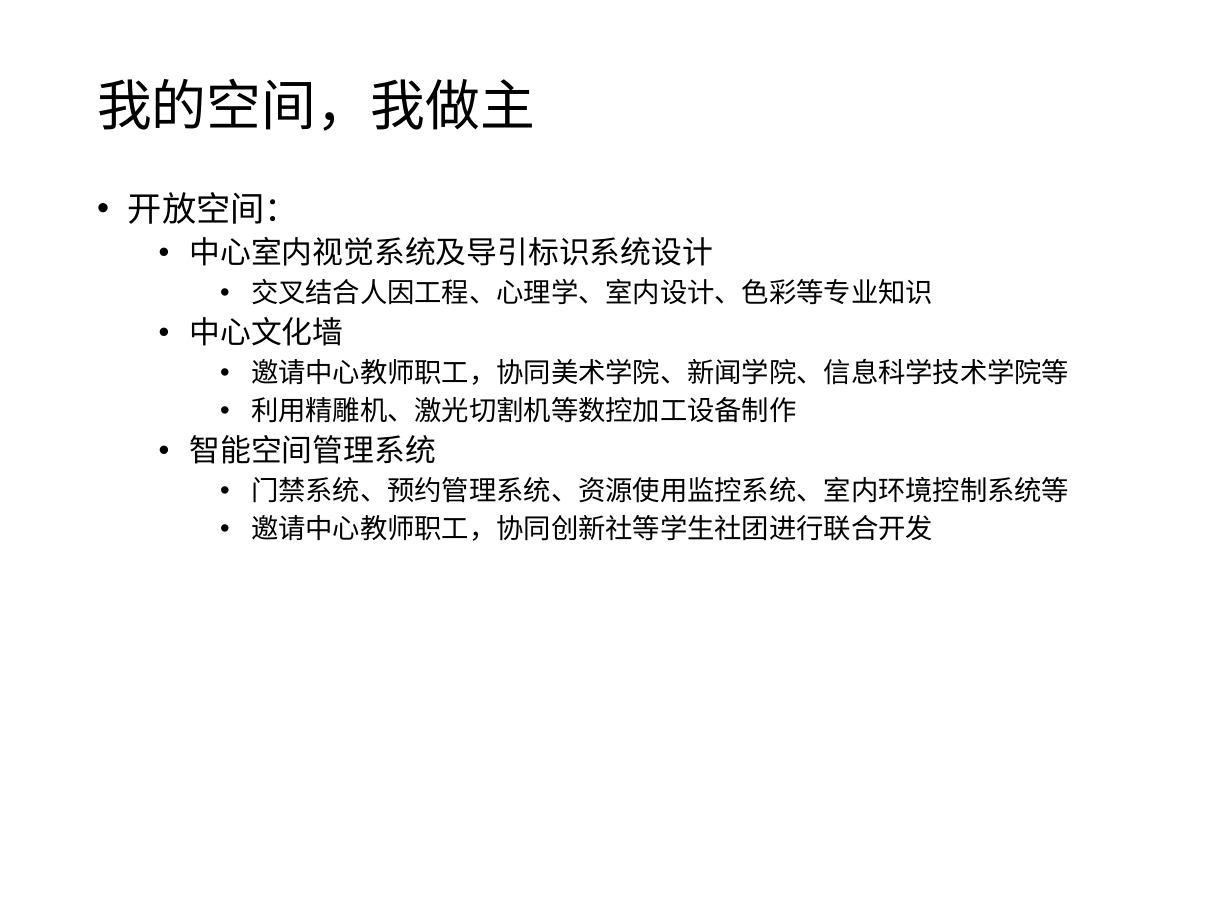
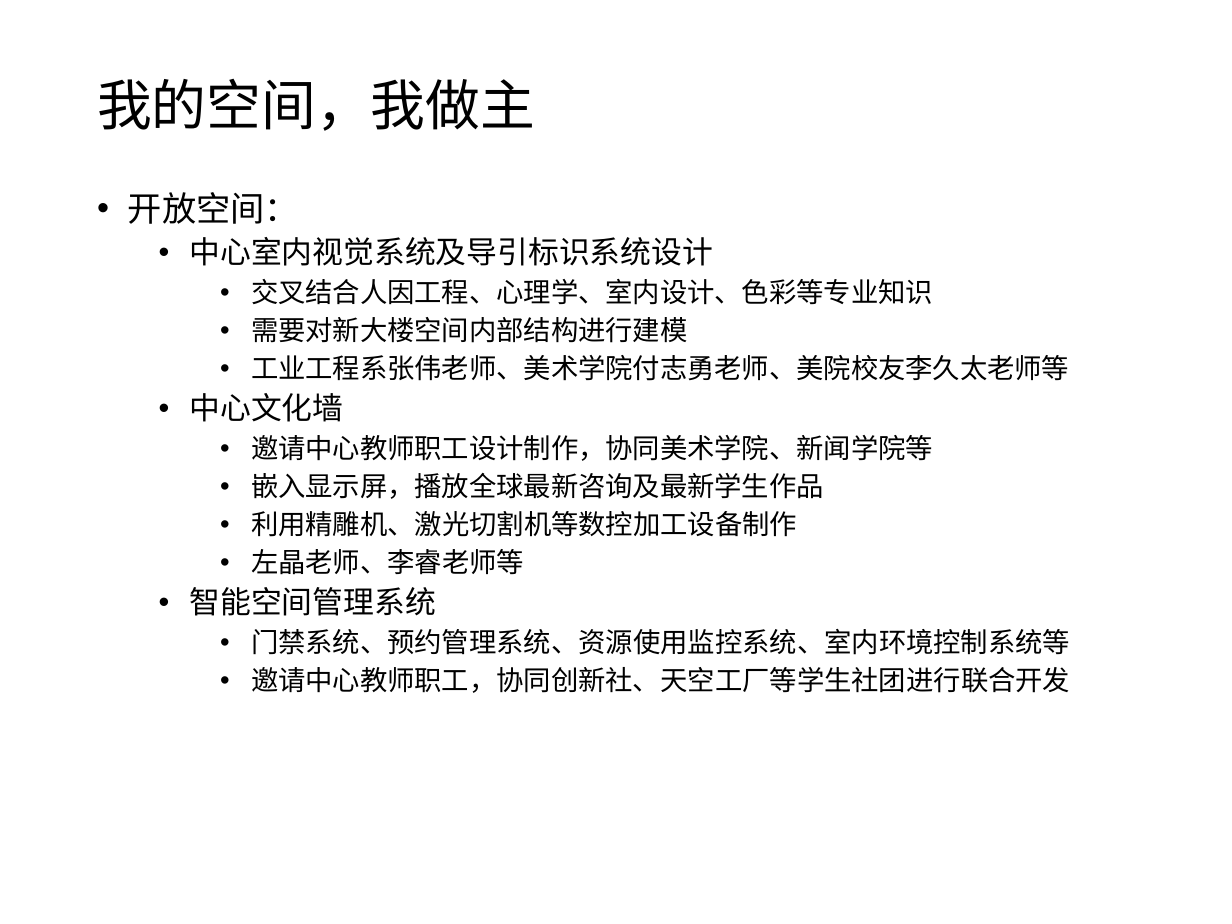
Before and after one commit to woodyme/i.center_my_workzone, a slide deck: slide 12 of 训练中心创客交叉融合空间建设/doc/创客融合空间运行模式.pptx (slide 11 before the commit). Drawn at 1232x924 pixels with LibreOffice and Linux fonts; fonts in the diff are those of the drawing. Boxes give left, top, right and bottom in pixels: in the first picture for what was removed or moved away, otherwise in the second. Text is boxed around its words. In the diff, an @@ line names an element or a change of style, - is before the commit and + after.

Commit message:
update 空间模式

```diff
--- a/训练中心创客交叉融合空间建设/doc/创客融合空间运行模式.pptx
+++ b/训练中心创客交叉融合空间建设/doc/创客融合空间运行模式.pptx
@@ text at [251,317,1069,381]: paragraphs added @@
+    • 需要对新大楼空间内部结构进行建模
+    • 工业工程系张伟老师、美术学院付志勇老师、美院校友李久太老师等
@@ text at [251,435,933,499]: text changed @@
-    • 邀请中心教师职工，协同美术学院、新闻学院、信息科学技术学院等
+    • 邀请中心教师职工设计制作，协同美术学院、新闻学院等
+    • 嵌入显示屏，播放全球最新咨询及最新学生作品
@@ text at [251,549,524,575]: paragraph added @@
+    • 左晶老师、李睿老师等
@@ text at [251,667,1070,693]: text changed @@
-    • 邀请中心教师职工，协同创新社等学生社团进行联合开发
+    • 邀请中心教师职工，协同创新社、天空工厂等学生社团进行联合开发
```
Also in this commit, not shown: 3 other slides changed, 1 slide added, 2 other files.
